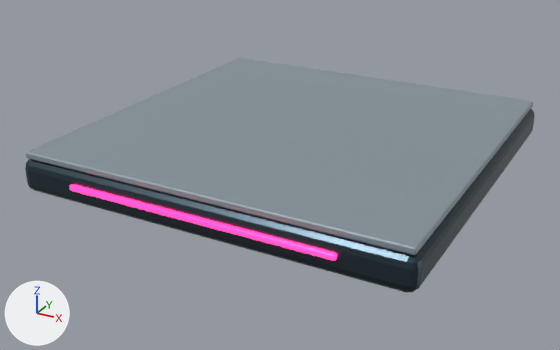
The glTF model public/assets/art/environment/rooftop-platform.glb as it was, and as the next commit left it.
Both versions are drawn from a 50 mm camera at (3.5, -6.82, 2.85) aimed at (-0.14, -0.2, -0.46). Arrows for +X, +Y and +Z are at lower left; the lights stay in place. The picture after the commit comes second. Where no turn or scale is listed for an object, it has been applied to the vertices.

The first picture shows 'rooftop_platform_surface_00', 'rooftop_platform_surface_01', 'rooftop_platform_surface_03'.
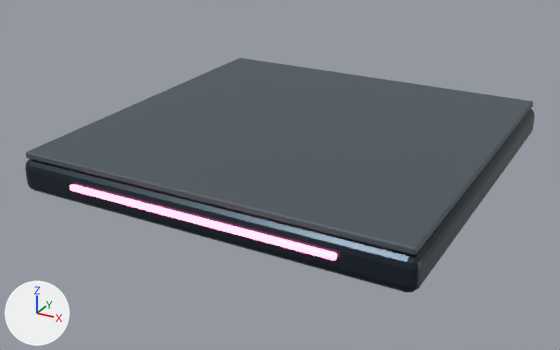
The edits, one by one:
Material 'roof_ceramic' (mat_roof_ceramic) changes colour from grey #909ea6 to greyish blue #555f67; in linear values from (0.28, 0.34, 0.38) to (0.09, 0.115, 0.135).
In material 'roof_magenta' (mat_roof_magenta), emission_color goes from (1.0, 0.02, 0.14) (pink #ff2769) to (1.0, 0.176, 0.333) (pink #ff749c).

What differs and where, as boxes (x1, y1, x2, y2) in the pictures (560 x 350 px):
'rooftop_platform_surface_01', recoloured (grey to greyish blue): (26, 58, 533, 255) in both
'rooftop_platform_surface_03', recoloured: (70, 184, 337, 261) in both
